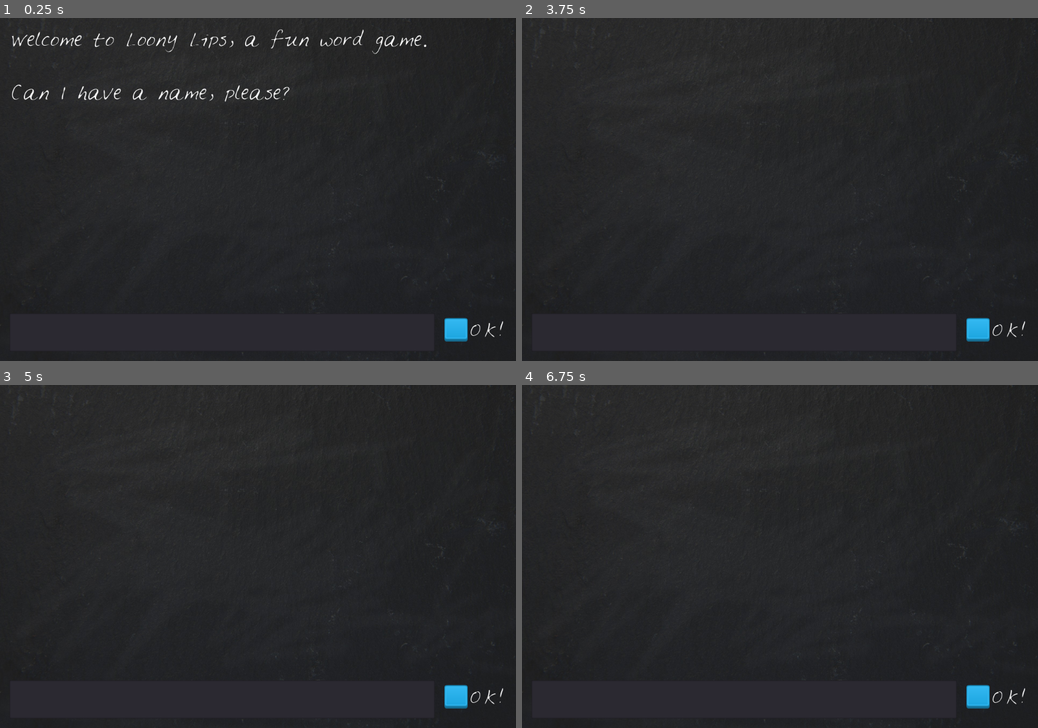
Above: before the commit, frames 1-4 (two rows, left to right).
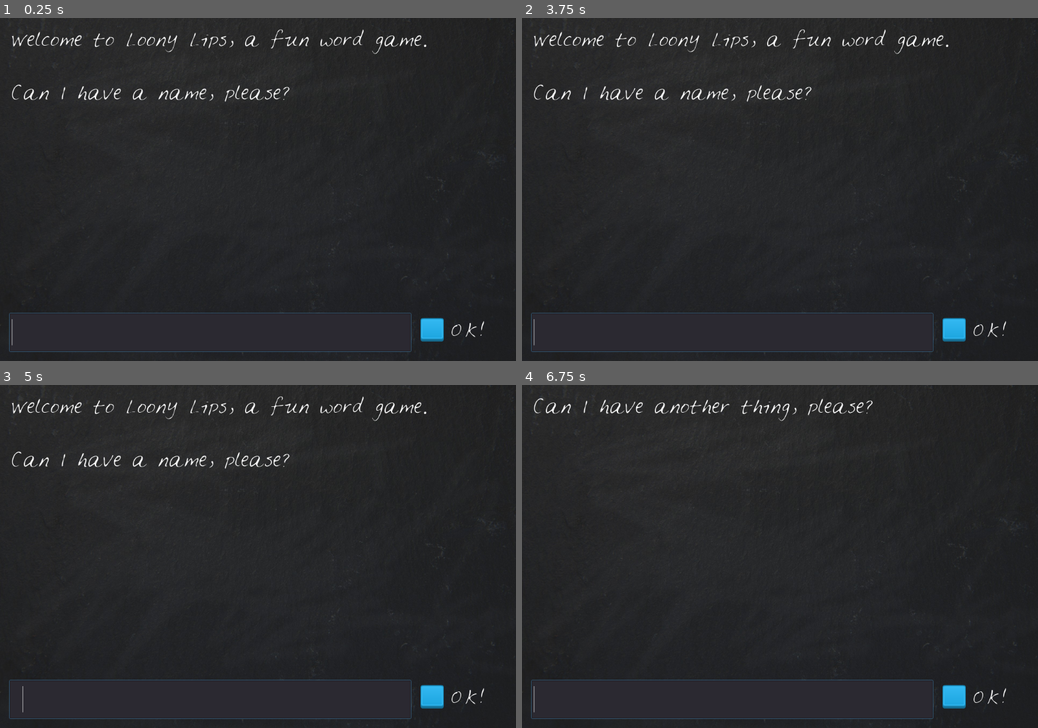
Above: after the commit, the same moments.

Repository: kalakian/DiscoveringGodot_old
Game: Godot game, scene res://LoonyLips.tscn
Same seed, same stepped clock (60 frames per second), same inputs: the game is played once before the commit and once after it.
Inputs:
- Up to frame 1 (0.25 s): no input
- Up to frame 2 (3.75 s): click "OK!" at 0.5 s; click "OK!" at 1.25 s; click "OK!" at 2 s; tap Enter at 2.75 s; click "OK!" (after the commit: "Again!") at 3.5 s
- Up to frame 3 (5 s): tap Space at 4.25 s
- Up to frame 4 (6.75 s): tap Enter at 5, 6.5 s; tap Space at 5.75 s

The runs differ from the first frame. In frame 1, 1.0% of the frame differs, in the area x 1-98%, y 85-98%; in frame 2, 2.2%, in the area x 1-98%, y 3-98%; in frame 3, 2.2%; in frame 4, 1.6%.
Error before the commit: Invalid get index '5' (on base: 'Array'). (res://LoonyLips.gd:25)

Commit message:
2_Loony_Lips: End Game
- Game now concluded when the story is told, and can be restarted

Diff:
--- a/2_Loony_Lips/LoonyLips.gd
+++ b/2_Loony_Lips/LoonyLips.gd
@@ -7,17 +7,24 @@
 
 func _ready():
 	$Blackboard/TextBox.clear()
+	$Blackboard/TextBox.grab_focus()
 	$Blackboard/StoryText.text = intro_text
 	prompt_player(false)
 
 func _on_OKButton_pressed():
-	var new_text = $Blackboard/TextBox.text
-	_on_TextBox_text_entered(new_text)
+	if is_story_done():
+		get_tree().reload_current_scene()
+	else:
+		var new_text = $Blackboard/TextBox.text
+		_on_TextBox_text_entered(new_text)
 
 func _on_TextBox_text_entered(new_text):
 	player_words.append(new_text)
 	$Blackboard/TextBox.clear()
 	check_player_word_length()
+
+func is_story_done():
+	return player_words.size() == prompts.size()
 
 func prompt_player(clear = true):
 	if clear:
@@ -25,10 +32,15 @@
 	$Blackboard/StoryText.text += "Can I have %s, please?" % prompts[player_words.size()]
 
 func check_player_word_length():
-	if player_words.size() == prompts.size():
+	if is_story_done():
 		tell_story()
 	else:
 		prompt_player()
 
 func tell_story():
 	$Blackboard/StoryText.text = story % player_words
+	end_game()
+
+func end_game():
+	$Blackboard/TextBox.queue_free()
+	$Blackboard/OKButton/ButtonLabel.text = "Again!"
--- a/2_Loony_Lips/LoonyLips.tscn
+++ b/2_Loony_Lips/LoonyLips.tscn
@@ -74,7 +74,7 @@
 anchor_bottom = 0.0
 margin_left = 20.0
 margin_top = 620.0
-margin_right = 910.0
+margin_right = 860.0
 margin_bottom = 700.0
 rect_pivot_offset = Vector2( 0, 0 )
 rect_clip_content = false
@@ -91,7 +91,7 @@
 caret_blink = false
 caret_blink_speed = 0.65
 caret_position = 0
-_sections_unfolded = [ "custom_fonts" ]
+_sections_unfolded = [ "Focus", "custom_fonts" ]
 
 [node name="OKButton" type="TextureButton" parent="Blackboard" index="2"]
 
@@ -99,9 +99,9 @@
 anchor_top = 0.0
 anchor_right = 0.0
 anchor_bottom = 0.0
-margin_left = 930.0
+margin_left = 880.0
 margin_top = 630.0
-margin_right = 979.0
+margin_right = 929.0
 margin_bottom = 679.0
 rect_pivot_offset = Vector2( 0, 0 )
 rect_clip_content = false
@@ -124,8 +124,8 @@
 anchor_top = 0.0
 anchor_right = 0.0
 anchor_bottom = 0.0
-margin_left = 50.0
-margin_right = 150.0
+margin_left = 60.0
+margin_right = 200.0
 margin_bottom = 60.0
 rect_pivot_offset = Vector2( 0, 0 )
 rect_clip_content = true
